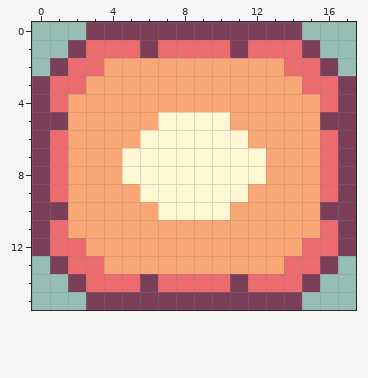
Pixel-art file, stored at Assets/Player/PlayerPrototype.aseprite. Above, as it was before the edit.
18x16 pixels, 1 frame.
The same view after the edit:
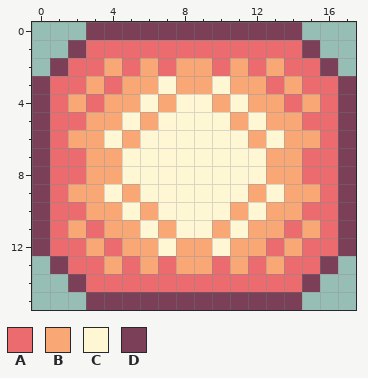
Palette (. is transparent): A #eb6b6f  B #f9a875  C #fff6d3  D #7c3f58
Change:
Layer "hat":
Colour B becomes colour A in row 2 at x 5, 7, 10 and 12; in row 3 at x 4 and 13; in row 4 at x 3 and 14; in row 5 at x 2 and 15; in rows 7 to 8 at x 2 and 15; in row 10 at x 2 and 15.
Colour B becomes colour A in row 11 at x 3 and 14; in row 12 at x 4 and 13; in row 13 at x 5, 7, 10 and 12.
Colour D becomes colour A in row 1 at x 6 and 11; in row 5 at x 1 and 16; in row 10 at x 1 and 16; in row 14 at x 6 and 11.
Colour B becomes colour C in row 3 at x 7 and 10; in row 4 at x 6, 8 to 9 and 11; in row 5 at x 5 and 12; in row 6 at x 4 and 13; in row 9 at x 4 and 13; in row 10 at x 5 and 12.
Colour B becomes colour C in row 11 at x 6, 8 to 9 and 11; in row 12 at x 7 and 10.
Pixel boxes of the changes (left, top, right, bottom) in both pictures:
changed: (50, 40, 338, 292)
